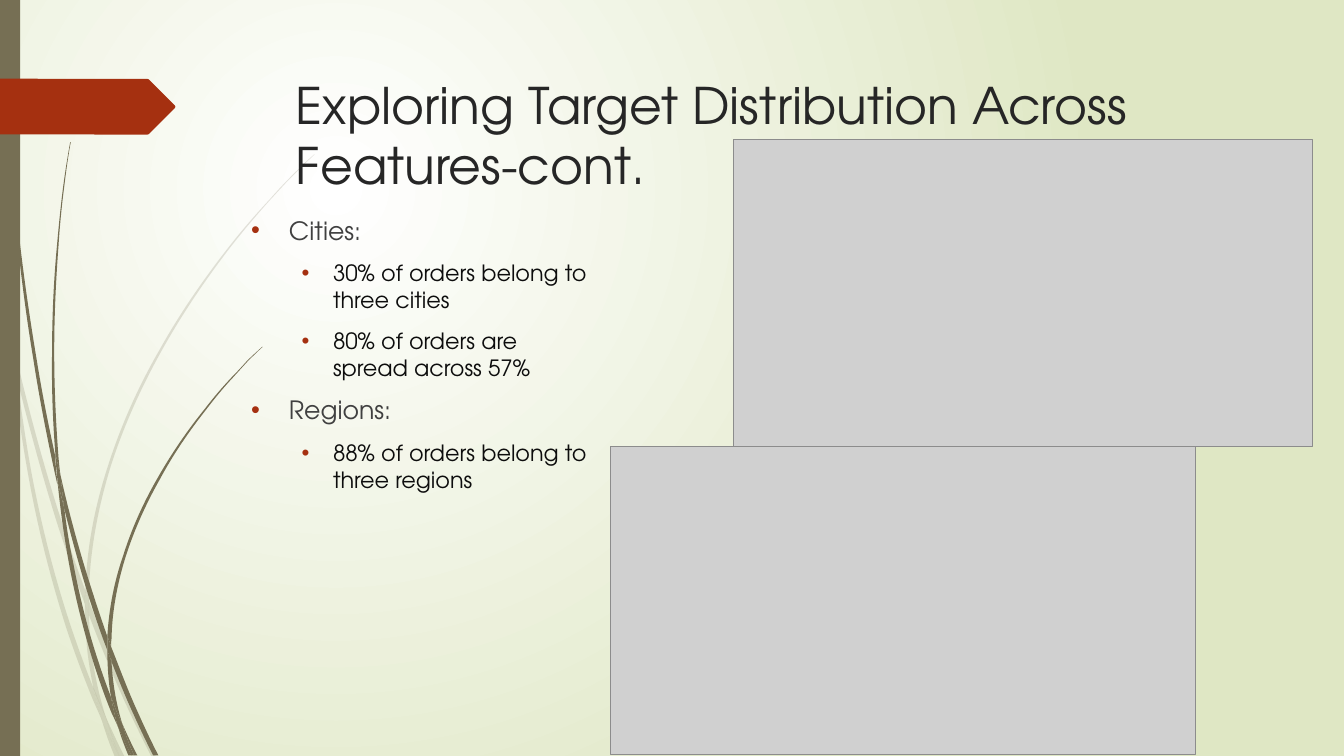
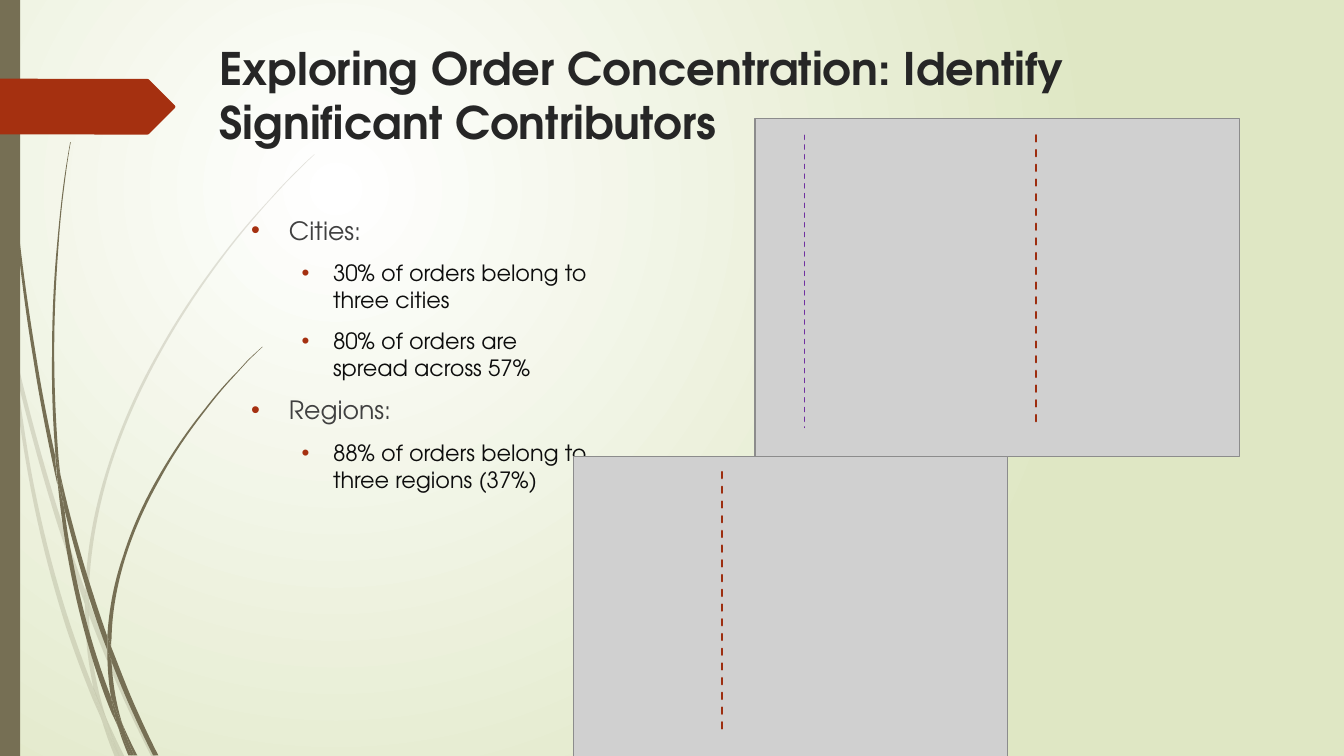
Before and after one commit to arezoo396/Capstone2-Food-Demand-Forecasting, a slide deck: slide 8 of Reports/Capstone2_Final_Slides.pptx. Drawn at 1344x756 pixels with LibreOffice and Linux fonts; fonts in the diff are those of the drawing; grey boxes stand for pictures. Boxes give left, top, right and bottom in pixels: in the first picture for what was removed or moved away, otherwise in the second. Text is boxed around its words. In the diff, an @@ line names an element or a change of style, - is before the commit and + after.

```diff
--- a/Reports/Capstone2_Final_Slides.pptx
+++ b/Reports/Capstone2_Final_Slides.pptx
@@ title at [220,50,1064,149]: text changed; size 36 to 32 pt; bold on @@
-Exploring Target Distribution Across Features-cont.
+Exploring Order Concentration: Identify Significant Contributors
@@ picture: place and size @@
-picture at [733,139,1313,447]
+picture at [755,119,1240,457]
@@ line added from (805, 135) to (805, 427), #7030A0 1 pt dashed @@
@@ line added from (1035, 135) to (1035, 427), #9E2E0F 1.5 pt dashed @@
@@ text at [333,444,587,493]: text changed @@
-  • 88% of orders belong to three regions
+  • 88% of orders belong to three regions (37%)
@@ picture: place and size @@
-picture at [611,447,1196,754]
+picture at [574,457,1008,756]
@@ line added from (723, 472) to (723, 734), #9E2E0F 1.5 pt dashed @@
```
Also in this commit, not shown: 14 other slides changed, 4 slides added, 1 slide removed.
